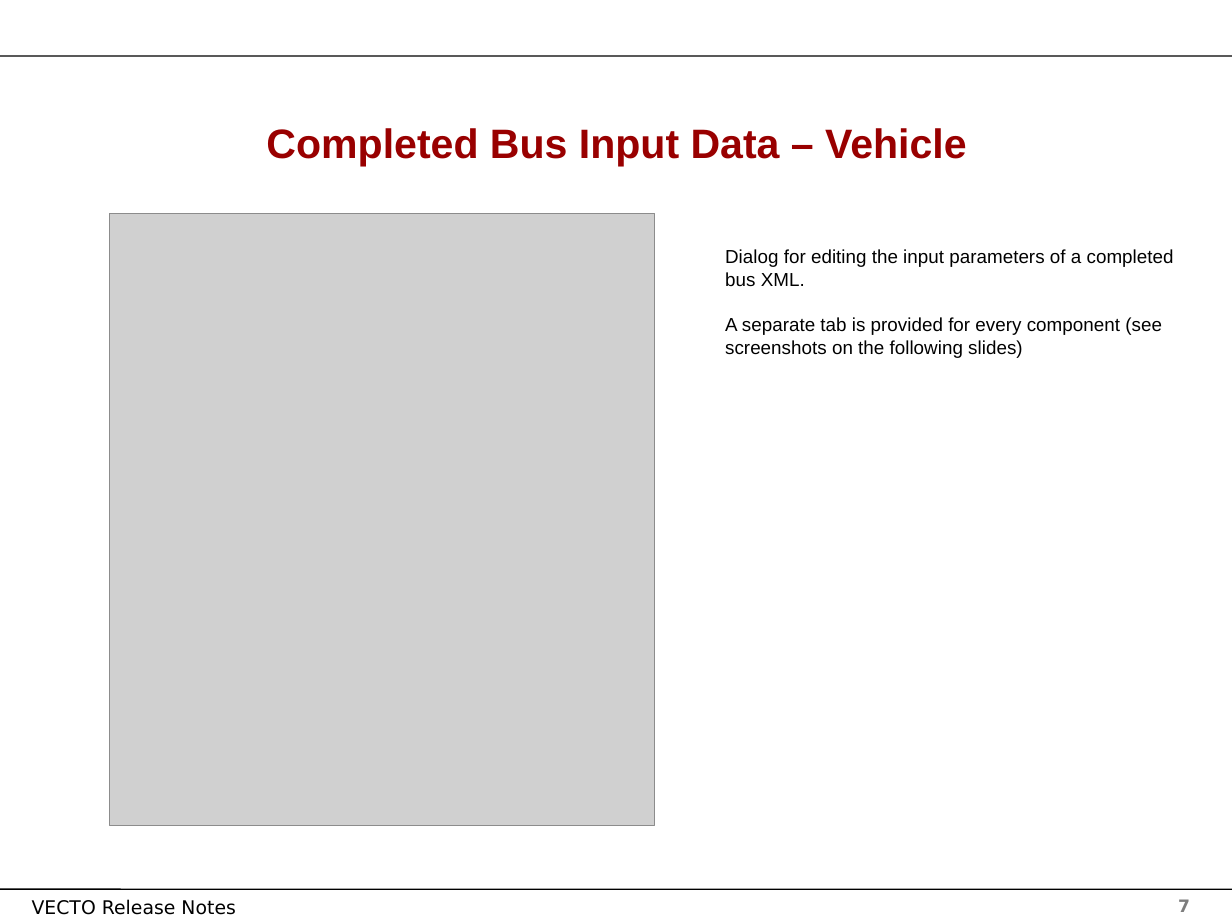
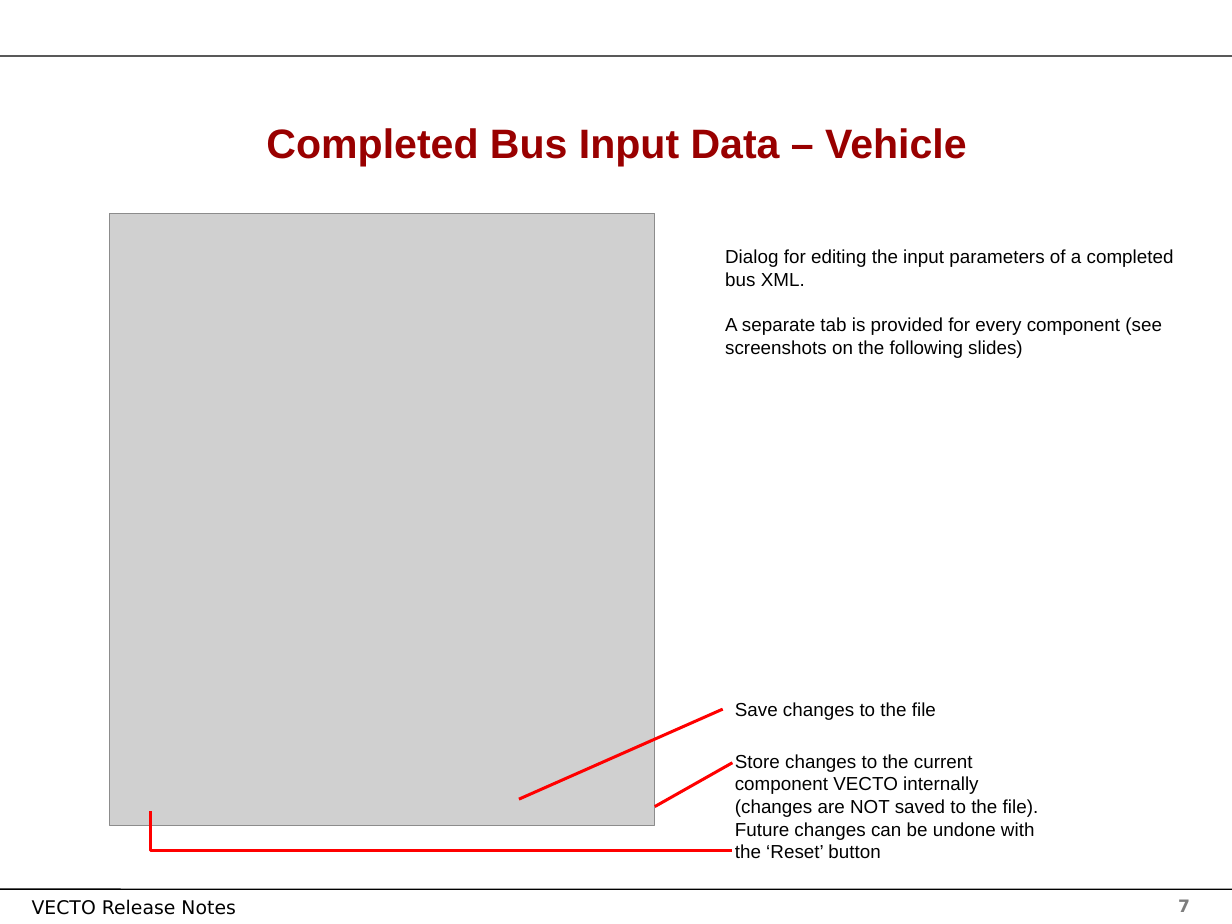
Before and after one commit to tanawadeatharva/BharatVECTO, a slide deck: slide 7 of Documentation/User Manual Source/UserGuide VECTO3 GUI.pptx. Drawn at 1232x924 pixels with LibreOffice and Linux fonts; fonts in the diff are those of the drawing; grey boxes stand for pictures; background and template pictures are left out. Boxes give left, top, right and bottom in pixels: in the first picture for what was removed or moved away, otherwise in the second. Text is boxed around its words. In the diff, an @@ line names an element or a change of style, - is before the commit and + after.

Commit message:
updating user manual for vecto 3 gui

```diff
--- a/Documentation/User Manual Source/UserGuide VECTO3 GUI.pptx
+++ b/Documentation/User Manual Source/UserGuide VECTO3 GUI.pptx
@@ line added from (519, 800) to (723, 710), #FF0000 1.75 pt @@
@@ text added at <box>735,702,936,720</box>, 11 pt, text #000000 @@
+Save changes to the file
@@ line added from (654, 807) to (732, 763), #FF0000 1.75 pt @@
@@ text added at <box>735,754,1039,859</box>, 11 pt, text #000000 @@
+Store changes to the current component VECTO internally (changes are NOT saved to the file). Future changes can be undone with the ‘Reset’ button
@@ elbow line added from (150, 811) to (732, 850), #FF0000 1.75 pt @@
```
Also in this commit, not shown: 2 other slides changed, 1 other file.
